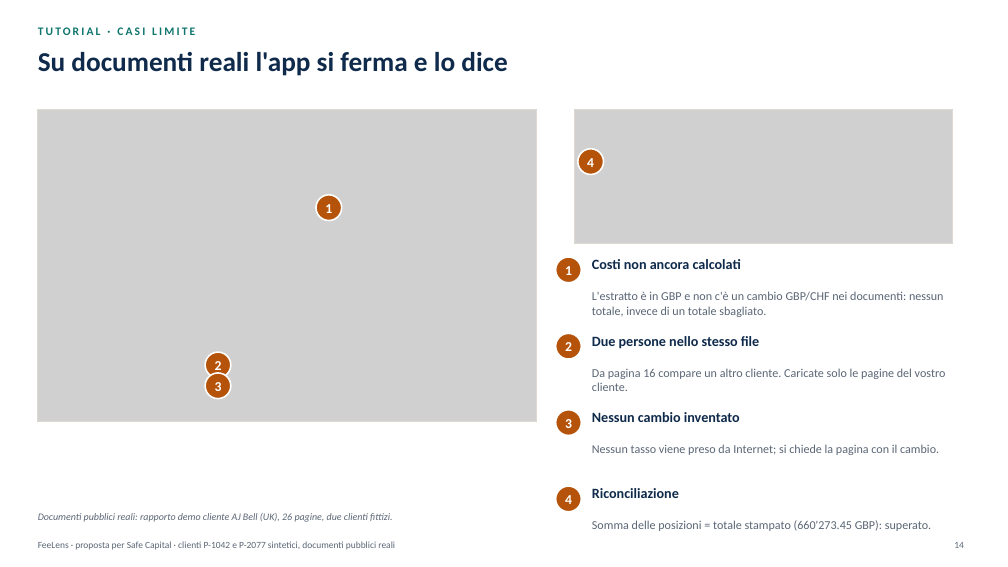
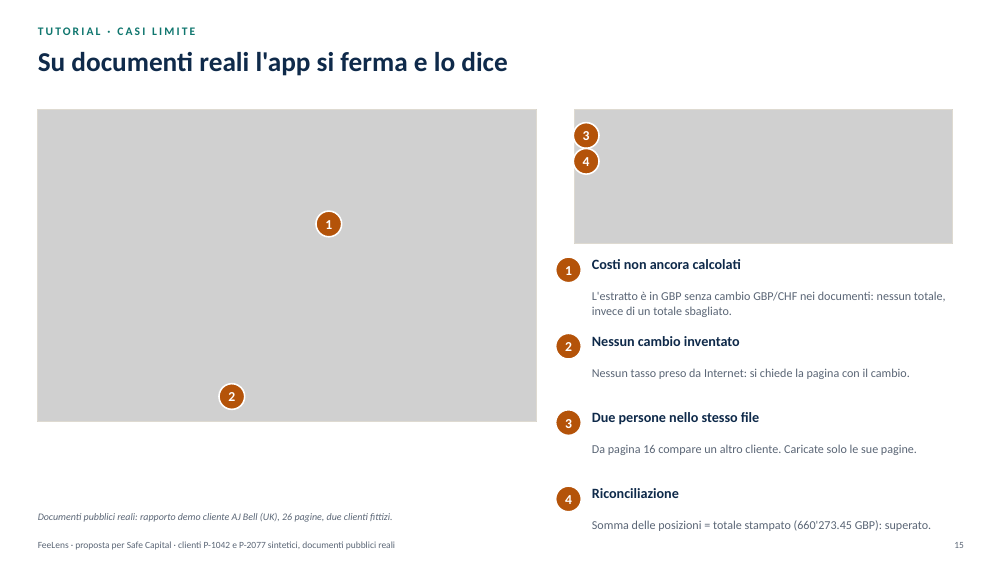
Before and after one commit to rossotti-alessandro/PortfolioCostEngine, a slide deck: slide 15 of slides/FeeLens_Proposta_IT.pptx (slide 14 before the commit). Drawn at 1008x567 pixels with LibreOffice and Linux fonts; fonts in the diff are those of the drawing; grey boxes stand for pictures. Boxes give left, top, right and bottom in pixels: in the first picture for what was removed or moved away, otherwise in the second. Text is boxed around its words. In the diff, an @@ line names an element or a change of style, - is before the commit and + after.

```diff
--- a/slides/FeeLens_Proposta_IT.pptx
+++ b/slides/FeeLens_Proposta_IT.pptx
@@ text "4": place and size @@
-text "4" at [587, 158, 594, 167]
+text "4" at [583, 157, 590, 166]
@@ ellipse: place and size @@
-ellipse at [578, 149, 603, 175]
+ellipse at [573, 148, 599, 174]
@@ text "3": place and size @@
-text "3" at [215, 382, 222, 391]
+text "3" at [583, 131, 590, 140]
@@ ellipse: place and size @@
-ellipse at [205, 373, 231, 399]
+ellipse at [573, 123, 599, 148]
@@ text "1": place and size @@
-text "1" at [325, 204, 332, 213]
+text "1" at [325, 220, 332, 229]
@@ ellipse: place and size @@
-ellipse at [316, 195, 342, 221]
+ellipse at [316, 211, 342, 237]
@@ text at [592, 291, 946, 317]: text changed @@
-L'estratto è in GBP e non c'è un cambio GBP/CHF nei documenti: nessun totale, invece di un totale sbagliato.
+L'estratto è in GBP senza cambio GBP/CHF nei documenti: nessun totale, invece di un totale sbagliato.
@@ text "Nessun cambio inventato": place and size @@
-text "Nessun cambio inventato" at [592, 412, 740, 422]
+text "Nessun cambio inventato" at [592, 336, 740, 346]
@@ text "2" rewrapped from [215, 361, 222, 374] to [228, 392, 235, 401] @@
@@ ellipse: place and size @@
-ellipse at [205, 352, 231, 378]
+ellipse at [219, 384, 245, 410]
@@ text at [592, 368, 910, 379]: text changed @@
-Da pagina 16 compare un altro cliente. Caricate solo le pagine del vostro cliente.
+Nessun tasso preso da Internet: si chiede la pagina con il cambio.
@@ text "Due persone nello stesso file": place and size @@
-text "Due persone nello stesso file" at [592, 336, 759, 349]
+text "Due persone nello stesso file" at [592, 412, 759, 425]
@@ text at [592, 444, 917, 455]: text changed @@
-Nessun tasso viene preso da Internet; si chiede la pagina con il cambio.
+Da pagina 16 compare un altro cliente. Caricate solo le sue pagine.
@@ page number at [954, 542, 964, 548]: text changed @@
-14
+15
```
Also in this commit, not shown: 24 other slides changed, 4 slides added, 1 slide removed, 36 other files.
